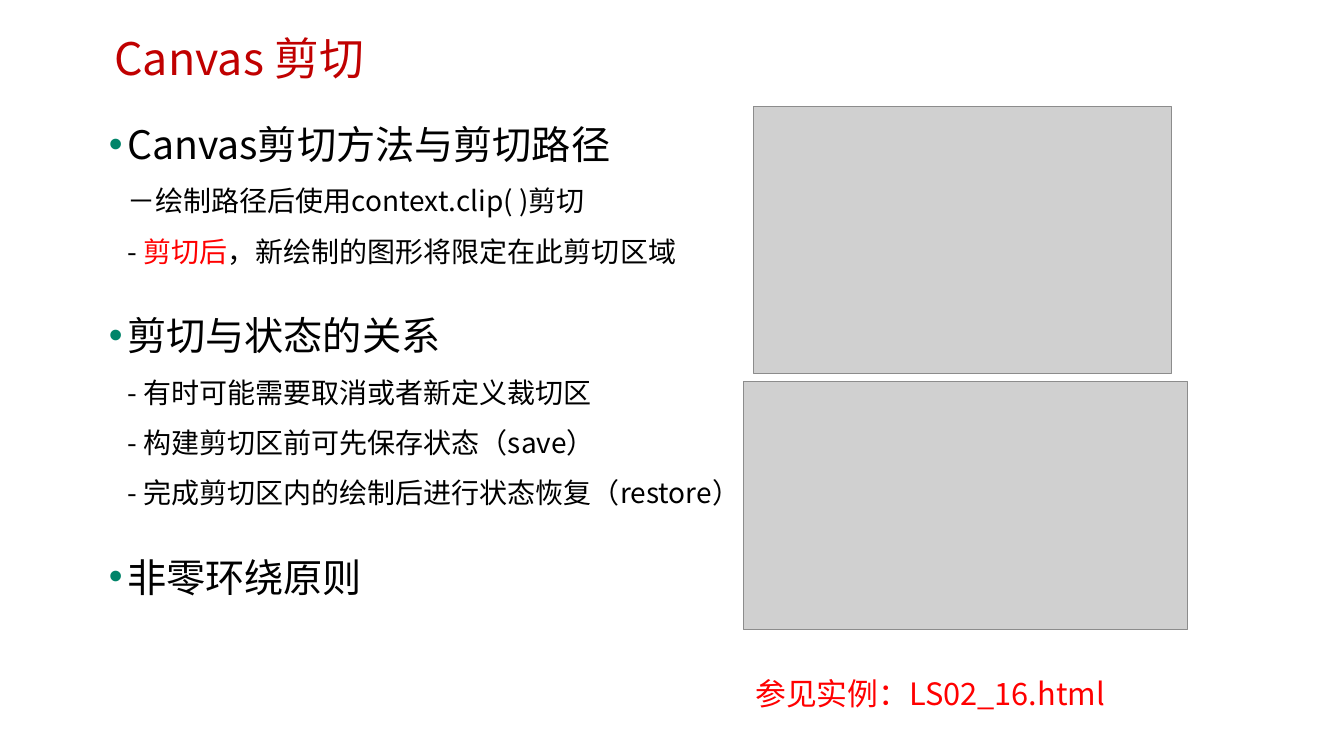
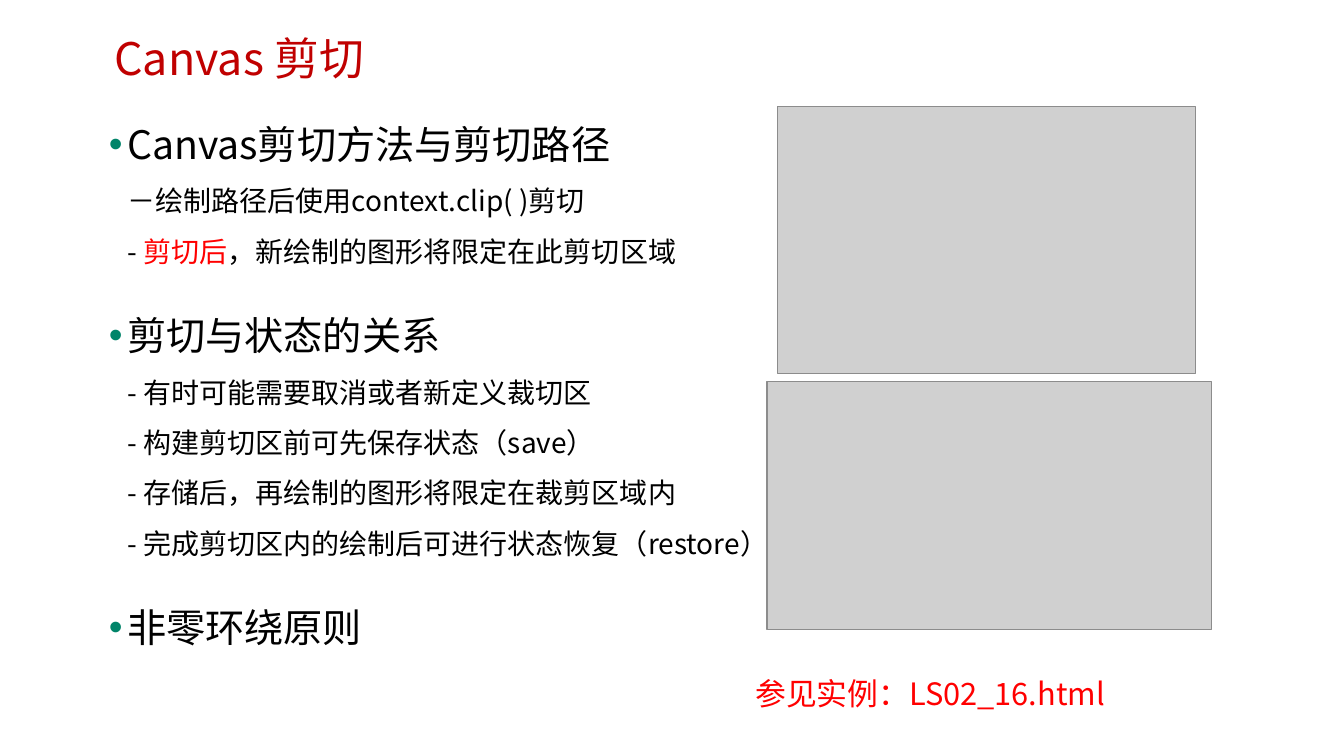
Before and after one commit to edu2act/course-H5-Animation-and-Game-Development, a slide deck: slide 40 of 课程PPT/（02）H5 Canvas图形绘制.pptx. Drawn at 1344x756 pixels with LibreOffice and Linux fonts; fonts in the diff are those of the drawing; grey boxes stand for pictures; background and template pictures are left out. Boxes give left, top, right and bottom in pixels: in the first picture for what was removed or moved away, otherwise in the second. Text is boxed around its words. In the diff, an @@ line names an element or a change of style, - is before the commit and + after.

```diff
--- a/课程PPT/（02）H5 Canvas图形绘制.pptx
+++ b/课程PPT/（02）H5 Canvas图形绘制.pptx
@@ picture moved from (x1=754, y1=107, x2=1173, y2=373) to (x1=777, y1=107, x2=1196, y2=373) @@
@@ text at (x1=127, y1=317, x2=768, y2=562): text changed @@
-• 剪切与状态的关系
-  - 有时可能需要取消或者新定义裁切区
-  - 构建剪切区前可先保存状态（save）
-  - 完成剪切区内的绘制后进行状态恢复（restore）
+• 剪切与状态的关系
+  - 有时可能需要取消或者新定义裁切区
+  - 构建剪切区前可先保存状态（save）
+  - 存储后，再绘制的图形将限定在裁剪区域内
+  - 完成剪切区内的绘制后可进行状态恢复（restore）
@@ picture moved from (x1=743, y1=381, x2=1188, y2=629) to (x1=767, y1=381, x2=1212, y2=629) @@
```
Also in this commit, not shown: 3 other slides changed, 10 other files.
